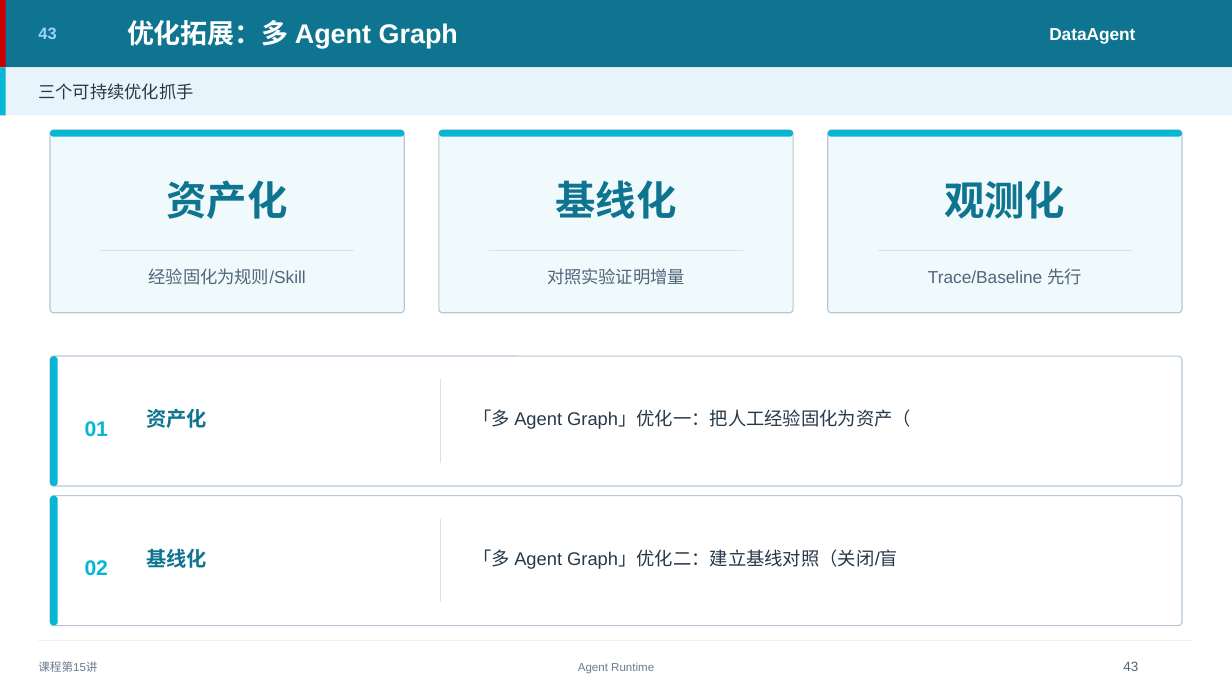
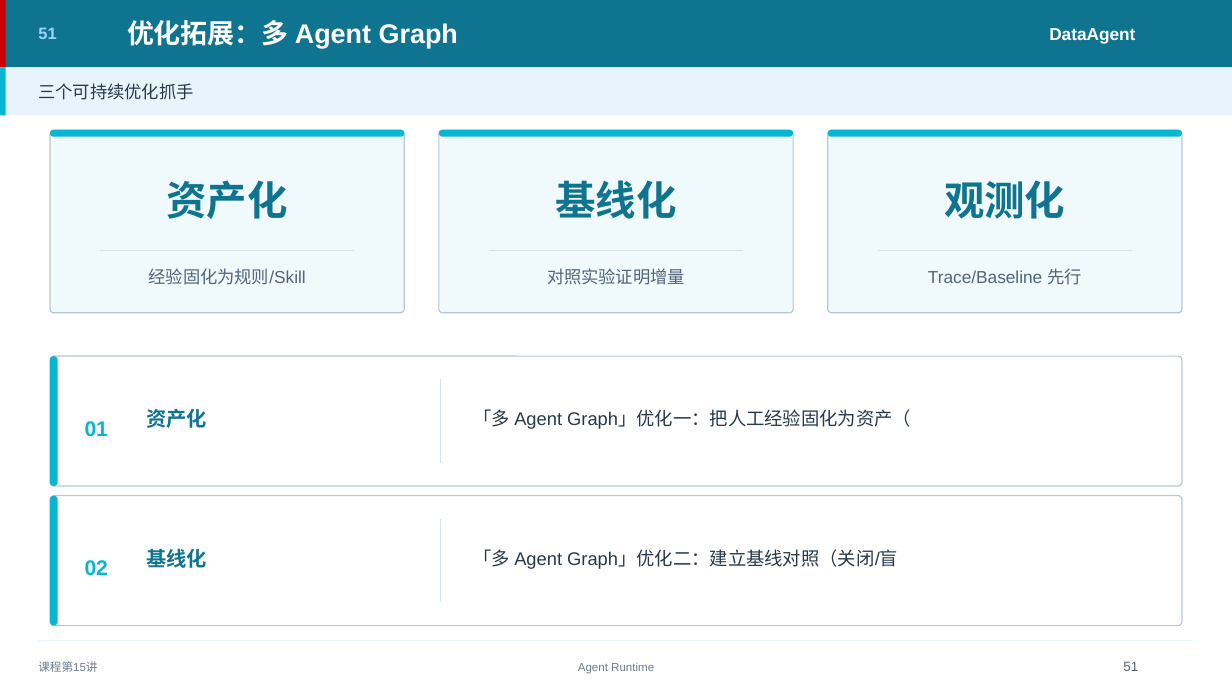
Before and after one commit to tianqiongenze/enterprise-ai-agent-architecture, a slide deck: slide 51 of chapters/pptx/part05/第15讲-Agent Runtime 的混合架构选型与.pptx (slide 43 before the commit). Drawn at 1232x693 pixels with LibreOffice and Linux fonts; fonts in the diff are those of the drawing. Boxes give left, top, right and bottom in pixels: in the first picture for what was removed or moved away, otherwise in the second. Text is boxed around its words. In the diff, an @@ line names an element or a change of style, - is before the commit and + after.

```diff
--- a/chapters/pptx/part05/第15讲-Agent Runtime 的混合架构选型与.pptx
+++ b/chapters/pptx/part05/第15讲-Agent Runtime 的混合架构选型与.pptx
@@ text at (38, 27, 56, 39): text changed @@
-43
+51
@@ text at (1123, 661, 1138, 671): text changed @@
-43
+51
```
Also in this commit, not shown: 54 other slides changed, 10 slides added, 43 other files.
